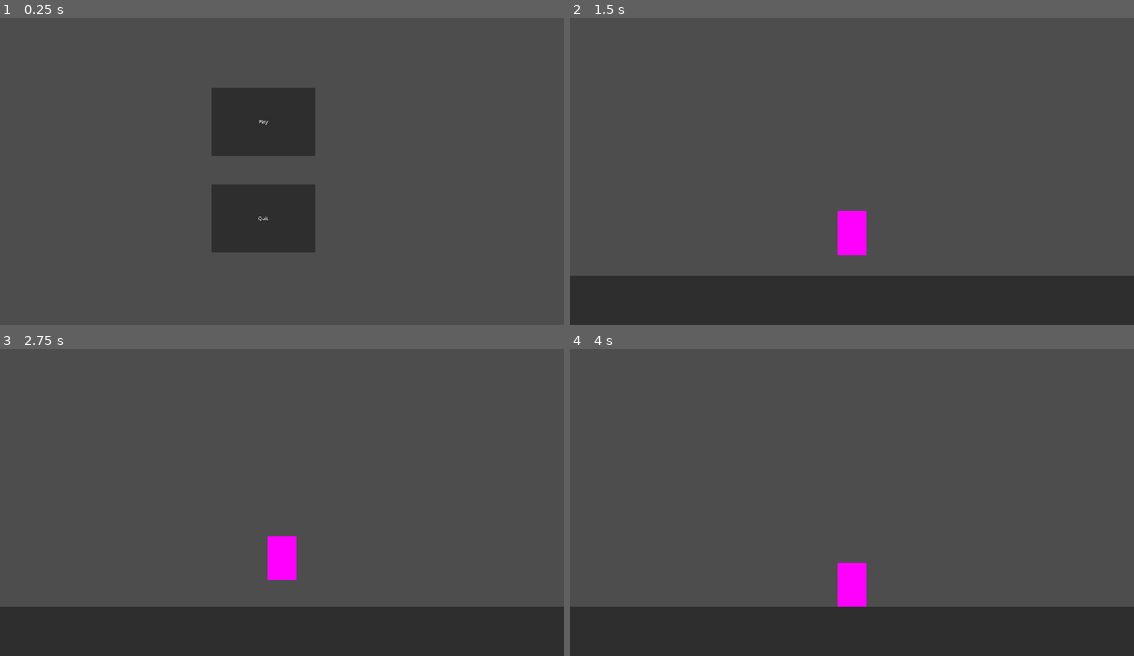
Above: before the commit, frames 1-4 (two rows, left to right).
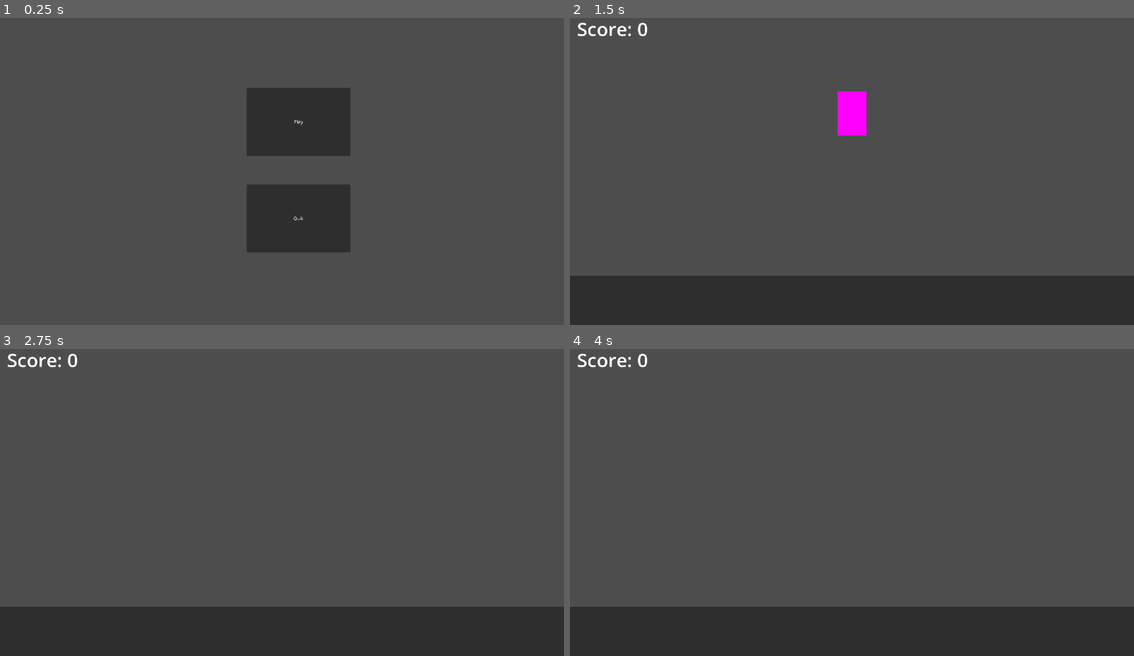
Above: after the commit, the same moments.

Repository: auspiciousArtifice/catastrophic-saloon
Game: Godot game, scene res://main_menu.tscn
Two runs of this game, one before a commit and one after it. Both use one fixed random seed, a clock stepped at 60 frames per second and the inputs below. Before the commit the project starts from res://main.tscn.
Inputs (mouse positions are in pixels of both pictures, inside the frame that each line leads up to):
- Up to frame 1 (0.25 s): no input
- Up to frame 2 (1.5 s): click "Play" at 0.5 s; tap Enter (ui_accept) at 1.25, 1.35 s; move the mouse to (852, 254) at 1.27 s; click (852, 254) at 1.42 s
- Up to frame 3 (2.75 s): tap Enter (ui_accept) at 1.52, 1.82, 2.1, 2.27, 2.57 s; move the mouse to (169, 514) at 2.02 s; click (169, 514) at 2.17 s
- Up to frame 4 (4 s): move the mouse to (908, 428) at 2.77 s; tap Enter (ui_accept) at 2.85, 3.5, 3.6, 3.77 s; click (908, 428) at 2.92 s; move the mouse to (823, 560) at 3.52 s; click (823, 560) at 3.67 s

The runs differ from the first frame. In frame 1, 5.5% of the frame differs, in the area x 37-63%, y 22-77%; in frame 2, 1.7%; in frame 3, 0.9%; in frame 4, 1.0%.

Commit message:
Adds global scripts and implements basic score system

Diff:
--- a/bar.tscn
+++ b/bar.tscn
@@ -1,5 +1,6 @@
-[gd_scene load_steps=8 format=3 uid="uid://gqxi2s4s7p60"]
+[gd_scene load_steps=10 format=3 uid="uid://gqxi2s4s7p60"]
 
+[ext_resource type="Script" path="res://scripts/bar.gd" id="1_gdwpw"]
 [ext_resource type="Script" path="res://scripts/shaker.gd" id="1_wbpji"]
 
 [sub_resource type="RectangleShape2D" id="RectangleShape2D_abu3o"]
@@ -19,13 +20,28 @@
 [sub_resource type="RectangleShape2D" id="RectangleShape2D_je1qf"]
 size = Vector2(1916.5, 249)
 
+[sub_resource type="GDScript" id="GDScript_3i4hl"]
+script/source = "extends Label
+
+
+# Called when the node enters the scene tree for the first time.
+func _ready():
+	pass # Replace with function body.
+
+
+# Called every frame. 'delta' is the elapsed time since the previous frame.
+func _process(delta):
+	text = \"Score: %d\" % Game.player_score
+"
+
 [node name="Bar" type="Node2D"]
+script = ExtResource("1_gdwpw")
 
 [node name="Shaker" type="RigidBody2D" parent="."]
 position = Vector2(960, 540)
 input_pickable = true
 gravity_scale = 2.0
-continuous_cd = 1
+continuous_cd = 2
 linear_damp = 0.3
 script = ExtResource("1_wbpji")
 
@@ -64,4 +80,15 @@
 offset_right = 1936.0
 offset_bottom = 1248.0
 
+[node name="CanvasLayer" type="CanvasLayer" parent="."]
+
+[node name="Score" type="Label" parent="CanvasLayer"]
+offset_left = 24.0
+offset_top = 24.0
+offset_right = 384.0
+offset_bottom = 115.0
+theme_override_font_sizes/font_size = 64
+text = "Score"
+script = SubResource("GDScript_3i4hl")
+
 [connection signal="input_event" from="Shaker" to="Shaker" method="_on_input_event"]
--- /dev/null
+++ b/global/game.gd
@@ -0,0 +1,3 @@
+extends Node
+
+var player_score: int = 0
--- /dev/null
+++ b/global/utils.gd
@@ -0,0 +1,11 @@
+extends Node
+
+func reset_score() -> void:
+	Game.player_score = 0
+
+func upload_score() -> bool:
+	return true
+	# Implement score upload to loot locker
+
+func add_score(score: int) -> void:
+	Game.player_score += score
--- a/main.tscn
+++ b/main_menu.tscn
@@ -1,21 +1,21 @@
 [gd_scene load_steps=2 format=3 uid="uid://b28m5jsrlj2eb"]
 
-[ext_resource type="Script" path="res://scripts/main.gd" id="1_s0nim"]
+[ext_resource type="Script" path="res://scripts/main_menu.gd" id="1_631h0"]
 
 [node name="Main" type="Node2D"]
-script = ExtResource("1_s0nim")
+script = ExtResource("1_631h0")
 
 [node name="Play" type="Button" parent="."]
-offset_left = 720.0
+offset_left = 840.0
 offset_top = 270.0
-offset_right = 1073.0
+offset_right = 1193.0
 offset_bottom = 502.0
 text = "Play"
 
 [node name="Quit" type="Button" parent="."]
-offset_left = 720.0
+offset_left = 840.0
 offset_top = 600.0
-offset_right = 1073.0
+offset_right = 1193.0
 offset_bottom = 832.0
 text = "Quit"
 
--- a/project.godot
+++ b/project.godot
@@ -11,9 +11,14 @@
 [application]
 
 config/name="Bartend-or-die"
-run/main_scene="res://main.tscn"
+run/main_scene="res://main_menu.tscn"
 config/features=PackedStringArray("4.1", "GL Compatibility")
 config/icon="res://icon.svg"
+
+[autoload]
+
+Game="*res://global/game.gd"
+Utils="*res://global/utils.gd"
 
 [display]
 
@@ -24,6 +29,10 @@
 
 project/assembly_name="Bartend-or-die"
 
+[physics]
+
+2d/default_linear_damp=0.1
+
 [rendering]
 
 textures/canvas_textures/default_texture_filter=0
--- /dev/null
+++ b/scripts/bar.gd
@@ -0,0 +1,11 @@
+extends Node2D
+
+
+# Called when the node enters the scene tree for the first time.
+func _ready():
+	pass # Replace with function body.
+
+
+# Called every frame. 'delta' is the elapsed time since the previous frame.
+func _process(delta):
+	pass
--- a/scripts/main.gd
+++ b/scripts/main_menu.gd
@@ -1,6 +1,4 @@
 extends Node2D
-
-
 
 func _on_quit_pressed():
 	get_tree().quit()
--- a/scripts/shaker.gd
+++ b/scripts/shaker.gd
@@ -1,8 +1,10 @@
+class_name Shaker
 extends RigidBody2D
 
 # Called every frame. 'delta' is the elapsed time since the previous frame.
 func _process(delta):
-	pass
+	if Input.is_action_just_pressed("ui_accept"):
+		apply_central_impulse(Vector2(0, -1800))
 
 func _on_input_event(viewport, event, shape_idx):
 	if event is InputEventMouseButton and event.pressed and event.button_index == MOUSE_BUTTON_LEFT:
@@ -13,4 +15,5 @@
 		var force_bullet_y = -1500
 		var force_bullet = Vector2(force_bullet_x * abs(force_bullet_x) / 3, force_bullet_y)
 		apply_impulse(force_bullet, force_offset)
+		Utils.add_score(100)
 #		print("Bullet Force Vector: %s" % force_bullet)
Not shown: 1 places in patrons.tscn that only renumber resources
Not shown, added: assets/Free Effect Bullet Impact Explosion 32x32 V1.rar
